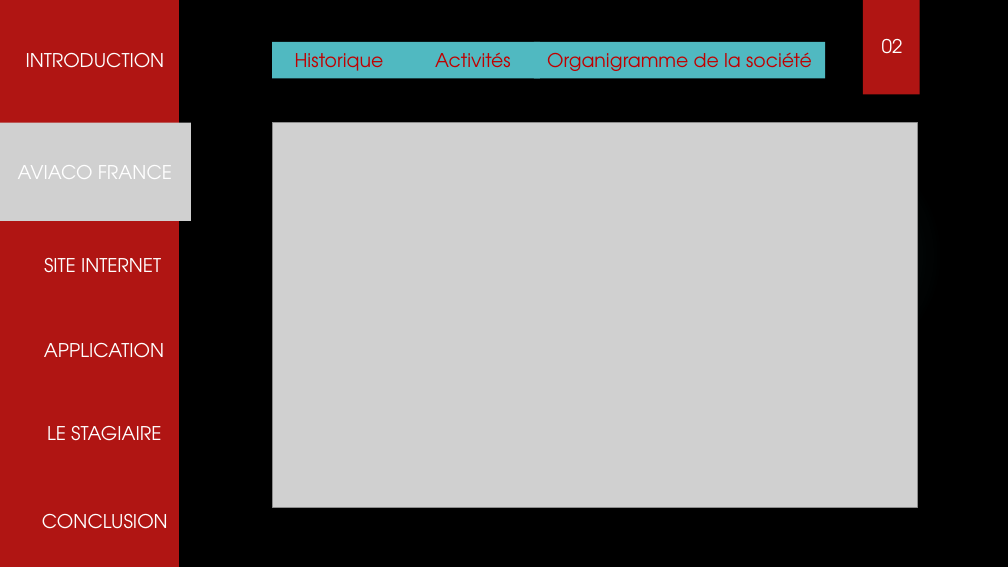
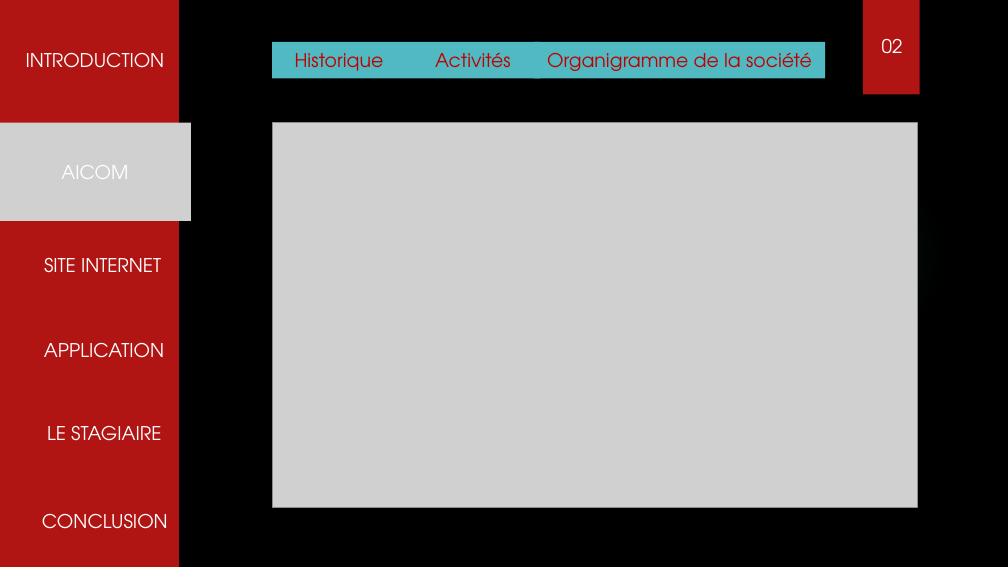
Before and after one commit to tochyvn/ma_banque_document, a slide deck: slide 5 of Aviaco france.pptx. Drawn at 1008x567 pixels with LibreOffice and Linux fonts; fonts in the diff are those of the drawing; grey boxes stand for pictures; background and template pictures are left out. Boxes give left, top, right and bottom in pixels: in the first picture for what was removed or moved away, otherwise in the second. Text is boxed around its words. In the diff, an @@ line names an element or a change of style, - is before the commit and + after.

```diff
--- a/Aviaco france.pptx
+++ b/Aviaco france.pptx
@@ text in picture at (61,165,128,179): text changed @@
-AVIACO FRANCE
+AICOM
```
Also in this commit, not shown: 4 other slides changed, 1 slide added, 1 slide removed.
